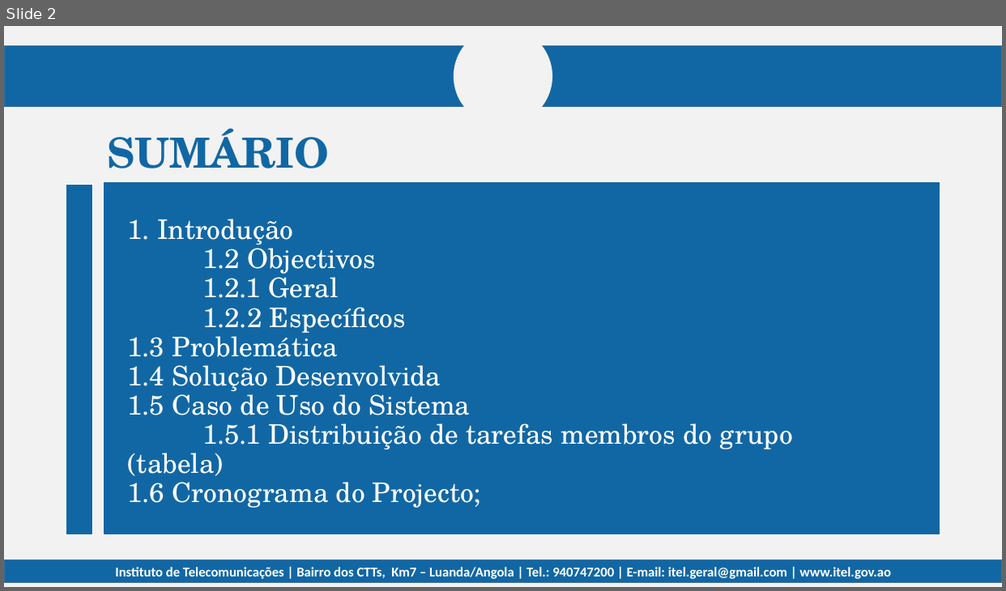
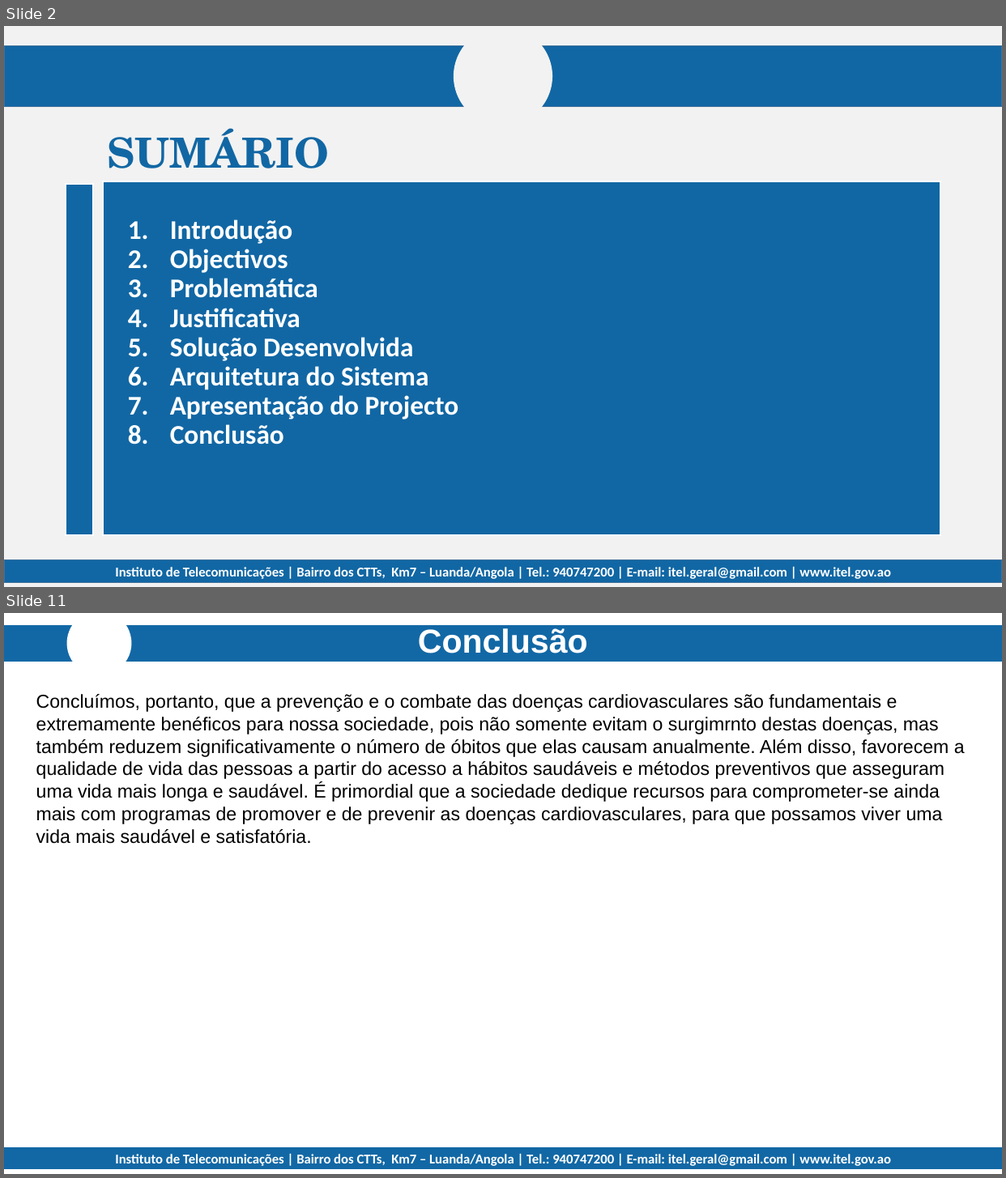
Before and after one commit to nangazaki/pulso-seguro, a slide deck: relatório/Apresentação.pptx. Shown one above the other, each under a label of ours: slide 2 before the commit, slides 2 and 11 after it; the slides between them are not shown. The pictures are 1006x591 and 1006x1178 pixels, drawn with LibreOffice and Linux fonts; fonts in the diff are those of the drawing; background and template pictures are left out. Boxes give left, top, right and bottom in pixels: in the first picture for what was removed or moved away, otherwise in the second. Text is boxed around its words. In the diff, an @@ line names an element or a change of style, - is before the commit and + after.

```diff
--- a/relatório/Apresentação.pptx
+++ b/relatório/Apresentação.pptx
@@ slide 11 added at [4, 613, 1002, 1174], background #FFFFFF; not listed: 1 template element that a slide beside it also shows @@
@@ rectangle added at [4, 626, 1002, 661], fill #1268A5, outline #1369A6 0.99 pt @@
@@ ellipse added at [67, 613, 132, 676], fill #FFFFFF @@
@@ title added at [418, 628, 588, 653], 32 pt, text #FFFFFF, bold @@
+Conclusão
@@ text added at [36, 694, 965, 844], 18 pt, text #000000 @@
+Concluímos, portanto, que a prevenção e o combate das doenças cardiovasculares são fundamentais e extremamente benéficos para nossa sociedade, pois não somente evitam o surgimrnto destas doenças, mas também reduzem significativamente o número de óbitos que elas causam anualmente. Além disso, favorecem a qualidade de vida das pessoas a partir do acesso a hábitos saudáveis e métodos preventivos que asseguram uma vida mais longa e saudável. É primordial que a sociedade dedique recursos para comprometer-se ainda mais com programas de promover e de prevenir as doenças cardiovasculares, para que possamos viver uma vida mais saudável e satisfatória.
@@ rectangle added at [4, 1148, 1002, 1169], fill #1268A5, outline #1268A5 0.99 pt @@
@@ slide 2 changed as well @@
@@ text at [170, 220, 459, 445]: text changed; font TeX Gyre Schola to Calibri; bold on @@
-1. Introdução
-1.2 Objectivos
-1.2.1 Geral
-1.2.2 Específicos
-1.3 Problemática
-1.4 Solução Desenvolvida
-1.5 Caso de Uso do Sistema
-1.5.1 Distribuição de tarefas membros do grupo (tabela)
-1.6 Cronograma do Projecto;
+1. Introdução
+2. Objectivos
+3. Problemática
+4. Justificativa
+5. Solução Desenvolvida
+6. Arquitetura do Sistema
+7. Apresentação do Projecto
+8. Conclusão
```
Also in this commit, not shown: 1 other slide changed, 8 other slides added, 3 slides removed, 14 other files.
